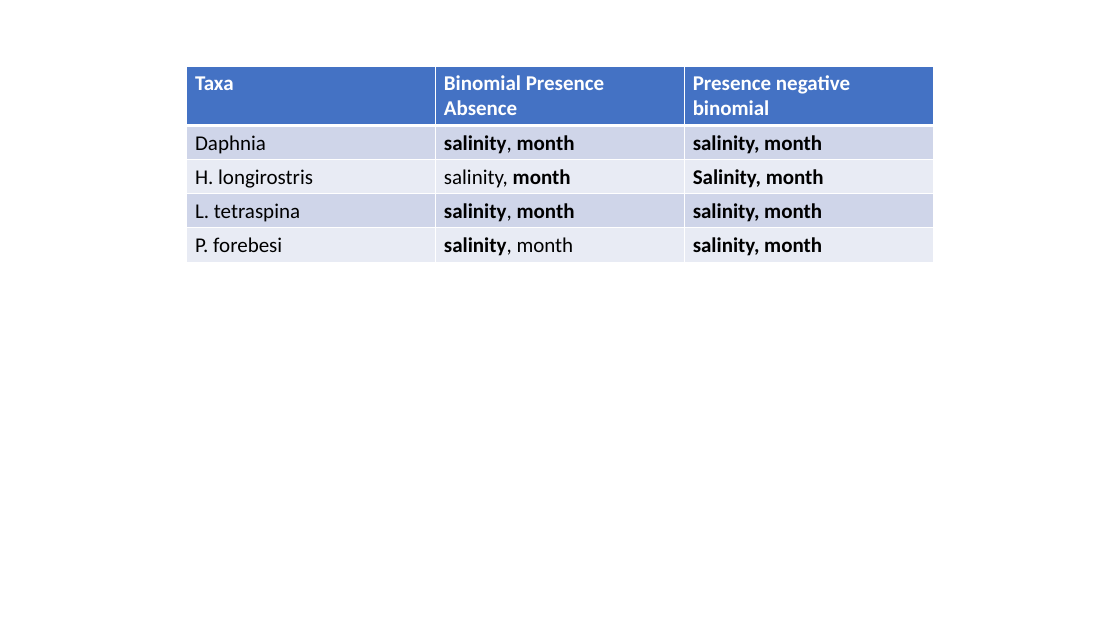
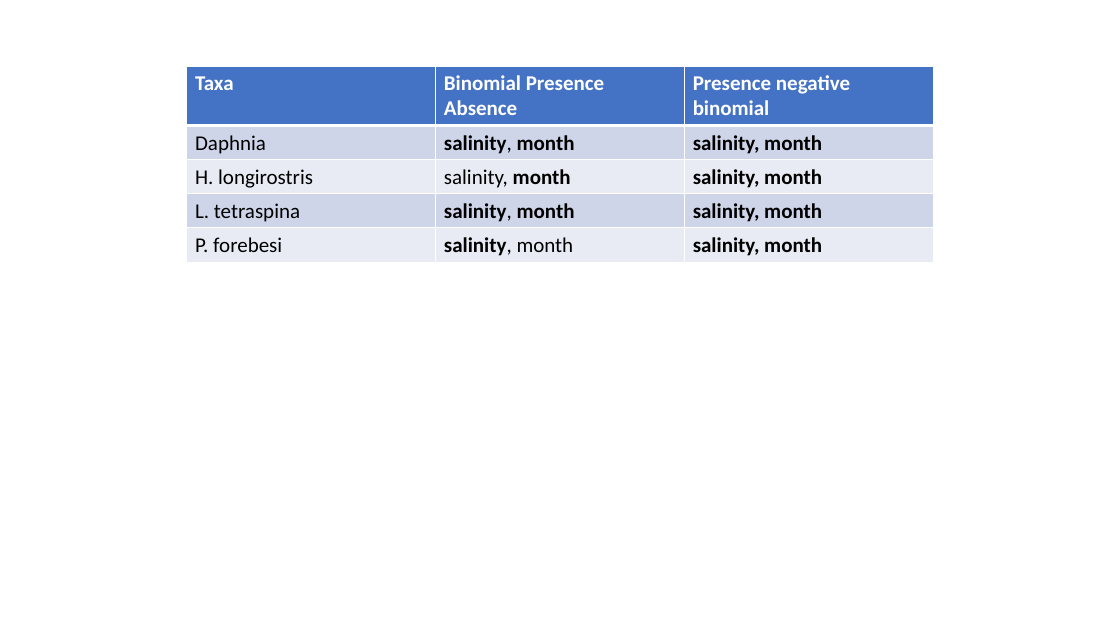
Before and after one commit to arthurbarros-CDFW/DroughtZoopPaper, a slide deck: slide 5 of PaperOutline_v1_2.pptx. Drawn at 1120x630 pixels with LibreOffice and Linux fonts; fonts in the diff are those of the drawing. Boxes give left, top, right and bottom in pixels: in the first picture for what was removed or moved away, otherwise in the second. Text is boxed around its words. In the diff, an @@ line names an element or a change of style, - is before the commit and + after.

```diff
--- a/PaperOutline_v1_2.pptx
+++ b/PaperOutline_v1_2.pptx
@@ table at [187,66,933,261] @@
-row 3, column 3: Salinity, month
+row 3, column 3: salinity, month
```
Also in this commit, not shown: 18 other files.
